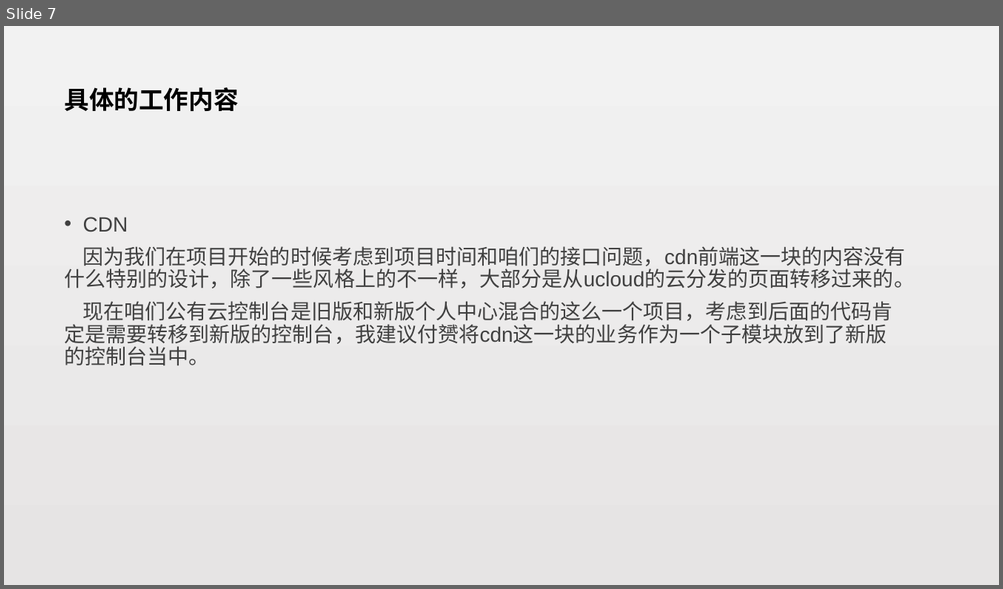
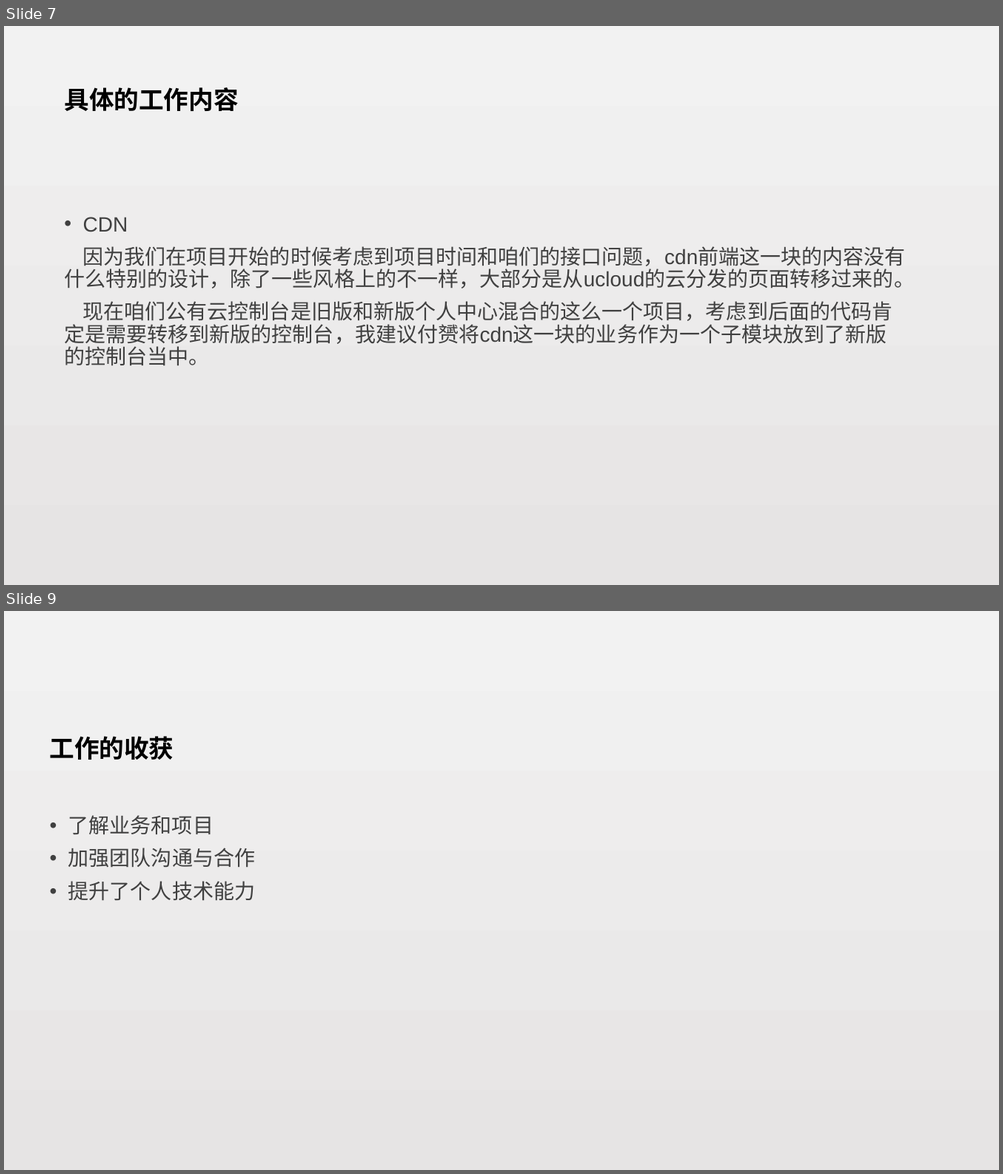
Before and after one commit to zepang/Rx_note, a slide deck: 赖泽海-试用期工作总结.pptx. Shown one above the other, each under a label of ours: slide 7 before the commit, slides 7 and 9 after it; the slides between them are not shown. The pictures are 1003x589 and 1003x1174 pixels, drawn with LibreOffice and Linux fonts; fonts in the diff are those of the drawing. Boxes give left, top, right and bottom in pixels: in the first picture for what was removed or moved away, otherwise in the second. Text is boxed around its words. In the diff, an @@ line names an element or a change of style, - is before the commit and + after.

```diff
--- a/赖泽海-试用期工作总结.pptx
+++ b/赖泽海-试用期工作总结.pptx
@@ slide 9 added at (x1=4, y1=611, x2=999, y2=1170), background gradient #F2F2F2 to #E6E4E4 @@
@@ title added at (x1=50, y1=736, x2=174, y2=760), 24 pt, text #000000, bold @@
+工作的收获
@@ text added at (x1=68, y1=815, x2=255, y2=900), 20 pt, text #404040 @@
+• 了解业务和项目
+• 加强团队沟通与合作
+• 提升了个人技术能力
```
Also in this commit, not shown: 4 slides changed.
